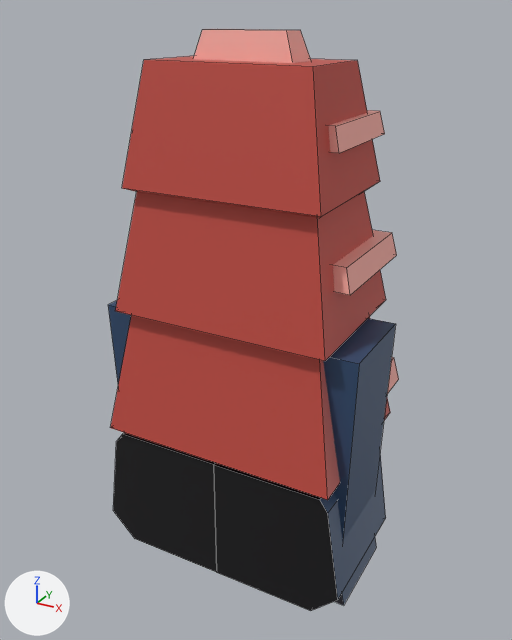
An edit to the FBX model Unity/AGA/Assets/Game/CastleGenerator/T1.Omino/FBX/CastleChunks/P2x2.003.fbx, drawn before and after from the same camera.
Both versions are drawn from a 50 mm lens placed at (3.68, 7.75, 69.06), pointed at (-0.96, 16.2, 64.84). Every picture has the same lights, and +X, +Y and +Z are marked at lower left. Mesh edges are drawn as thin lines. Where no turn or scale is listed for an object, it has been applied to the vertices.

The older version as bpy lines, for what is in view:
```python
ob_cube_018 = bpy.data.objects.new('Cube.018', me_cube_007)
ob_cube_018.parent = ob_p2x2_008
ob_cube_018.location = (0.681, 0.501, 0.955)
ob_cube_018.scale = (1.43, 0.95, 0.0938)
ob_cube_150 = bpy.data.objects.new('Cube.150', me_cube_013)
ob_cube_150.parent = ob_p2x2_009
ob_cube_150.location = (0.391, 0.0216, -0.351)
ob_cube_150.rotation_euler = (3.142, 0.0, 0.0)  # degrees (180, 0, 0)
ob_cube_150.scale = (0.99, 1.88, 0.186)
ob_cube_154 = bpy.data.objects.new('Cube.154', me_cube_014)
ob_cube_154.parent = ob_p2x2_010
ob_cube_154.location = (0.391, -0.0774, -0.375)
ob_cube_154.rotation_euler = (3.142, 0.0, 0.0)  # degrees (180, 0, 0)
ob_cube_154.scale = (0.99, 1.88, 0.186)
ob_p2x2_003 = bpy.data.objects.new('P2x2.003', me_cube_126)
ob_p2x2_003.location = (0.0, 16.0, 62.0)
ob_p2x2_003.rotation_euler = (-3.142, 0.0, 1.571)  # degrees (-180, 0, 90)
ob_p2x2_003.scale = (1.01, 1.01, 1.01)
ob_p2x2_009 = bpy.data.objects.new('P2x2.009', me_cube_010)
ob_p2x2_009.parent = ob_extensions
ob_p2x2_009.location = (0.102, 0.995, -0.274)
ob_p2x2_009.rotation_euler = (-3.142, 0.0, 0.0)  # degrees (-180, 0, 0)
ob_p2x2_009.scale = (0.909, 0.909, 0.909)
ob_p2x2_010 = bpy.data.objects.new('P2x2.010', me_cube_012)
ob_p2x2_010.parent = ob_extensions
ob_p2x2_010.location = (0.108, 0.989, 1.446)
ob_p2x2_010.rotation_euler = (-3.142, 0.0, 0.0)  # degrees (-180, 0, 0)
ob_p2x2_010.scale = (0.808, 0.808, 0.808)
ob_p2x2_011 = bpy.data.objects.new('P2x2.011', me_cube_015)
ob_p2x2_011.location = (-0.99, 16.11, 68.51)
# also in view: 'P2x2.008' at (-1.0, 16.0, 63.3)
```
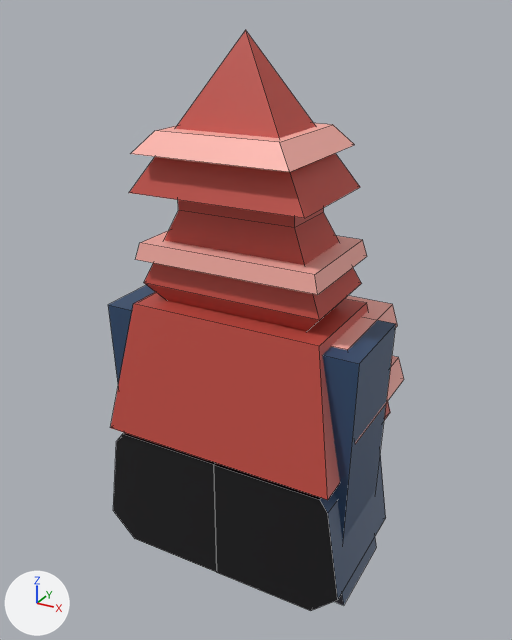
What the commit changed:
me_cube_013 has 8 vertices, 6 faces and spans x -1.0..1.0, y -1.0..1.0, z -1.0..1.0.
me_cube_013 is used by ob_cube_150; parent ob_p2x2_009; location (0.391, 0.0216, -0.351); rotation (3.142, 0.0, 0.0), in degrees (180, 0, 0); scale (0.99, 1.88, 0.186).
Part 1, on me_cube_013:
Vertex 1 of me_cube_013 moves from (-0.95, -0.95, 1.0) at pixel (346, 267) to (-0.78, -0.78, 1.0) at pixel (279, 142).
Vertex 3 of me_cube_013 moves from (-0.95, 0.95, 1.0) to (-0.78, 0.78, 1.0) at pixel (154, 130).
Vertex 5 of me_cube_013 moves from (0.95, -0.95, 1.0) at pixel (392, 232) to (0.78, -0.78, 1.0) at pixel (332, 124).
Vertex 7 of me_cube_013 moves from (0.95, 0.95, 1.0) to (0.78, 0.78, 1.0).
Mesh me_cube is new.
It has 5 vertices, 5 faces and spans x -1.58..1.58, y -1.14..1.14, z -1.0..1.0.
It uses material mat_castlemat (picture img_castledefault_png).
Mesh me_654654_002 is new.
It has 16 vertices, 13 faces and spans x -1.39..1.39, y -0.69..0.77, z -0.7..1.2.
It uses material mat_castlemat (picture img_castledefault_png).
Mesh me_654654_003 is new.
It has 8 vertices, 6 faces and spans x -1.4..1.4, y -1.05..0.65, z -0.12..0.12.
It uses material mat_castlemat (picture img_castledefault_png).
Object 'P2x2.009' (ob_p2x2_009) is deleted.
Object 'P2x2.011' (ob_p2x2_011) is deleted.
Object 'P2x2.010' (ob_p2x2_010) is deleted.
Object 'Cube.154' (ob_cube_154) turns from (180, 0, 0) to (0, 0, 0) degrees about x, y and z.
In object 'Cube.154' (ob_cube_154), parent goes from ob_p2x2_010 to ob_extension.
Object 'Cube.154' (ob_cube_154) moves from (0.391, -0.0774, -0.375) to (0.477, 0.961, -0.0723).
Object 'Cube.154' (ob_cube_154) is rescaled from (0.99, 1.88, 0.186) to (0.937, 1.78, 0.176).
Object 'Cube.150' (ob_cube_150) turns from (180, 0, 0) to (0, 0, 0) degrees about x, y and z.
In object 'Cube.150' (ob_cube_150), parent goes from ob_p2x2_009 to ob_cube.
Object 'Cube.150' (ob_cube_150) moves from (0.391, 0.0216, -0.351) to (0.0, -0.00143, -0.318).
Object 'Cube.150' (ob_cube_150) is rescaled from (0.99, 1.88, 0.186) to (1.77, 1.0, 0.14).
Object 'Cube.018' (ob_cube_018) is rescaled from (1.43, 0.95, 0.0938) to (1.48, 0.986, 0.0973).
Object 'Extension' (ob_extension) is new.
Its parent is ob_p2x2_003.
Its location is (0.0, 0.0, -2.871).
Its rotation in degrees is (180, 0, 0).
Its scale is (0.99, 0.99, 0.99).
Object 'Cube' (ob_cube) is new; it shows me_cube.
Its parent is ob_extension.
Its location is (0.0, 1.0, 2.916).
Its scale is (0.565, 1.13, 1.0).
Object '222.001' (ob_222_001) is new; it shows me_654654_002.
Its location is (-0.99, 16.11, 65.76).
Object '5646846.001' (ob_5646846_001) is new; it shows me_654654_003.
Its location is (-0.98, 16.32, 65.95).

Location of each change, [x1, y1, x2, y2] in pixels of the pictures (512 x 640 px):
'P2x2.010', deleted (red): before [122, 56, 380, 218]
'P2x2.009', deleted (red): before [116, 192, 386, 361]
'Cube', added (brown): after [129, 30, 360, 218]
'222.001', added (red): after [144, 200, 361, 331]
'Cube.150', reshaped, moved, rescaled, turned: before [333, 230, 397, 295]; after [131, 123, 355, 172]
'5646846.001', added (pink): after [135, 231, 367, 295]
'P2x2.011', deleted (pink): before [193, 29, 311, 63]
'Cube.154', moved, rescaled, turned: before [329, 110, 385, 153]; after [331, 296, 398, 350]
'Cube.018', rescaled: before [387, 357, 399, 394]; after [355, 356, 404, 444]
